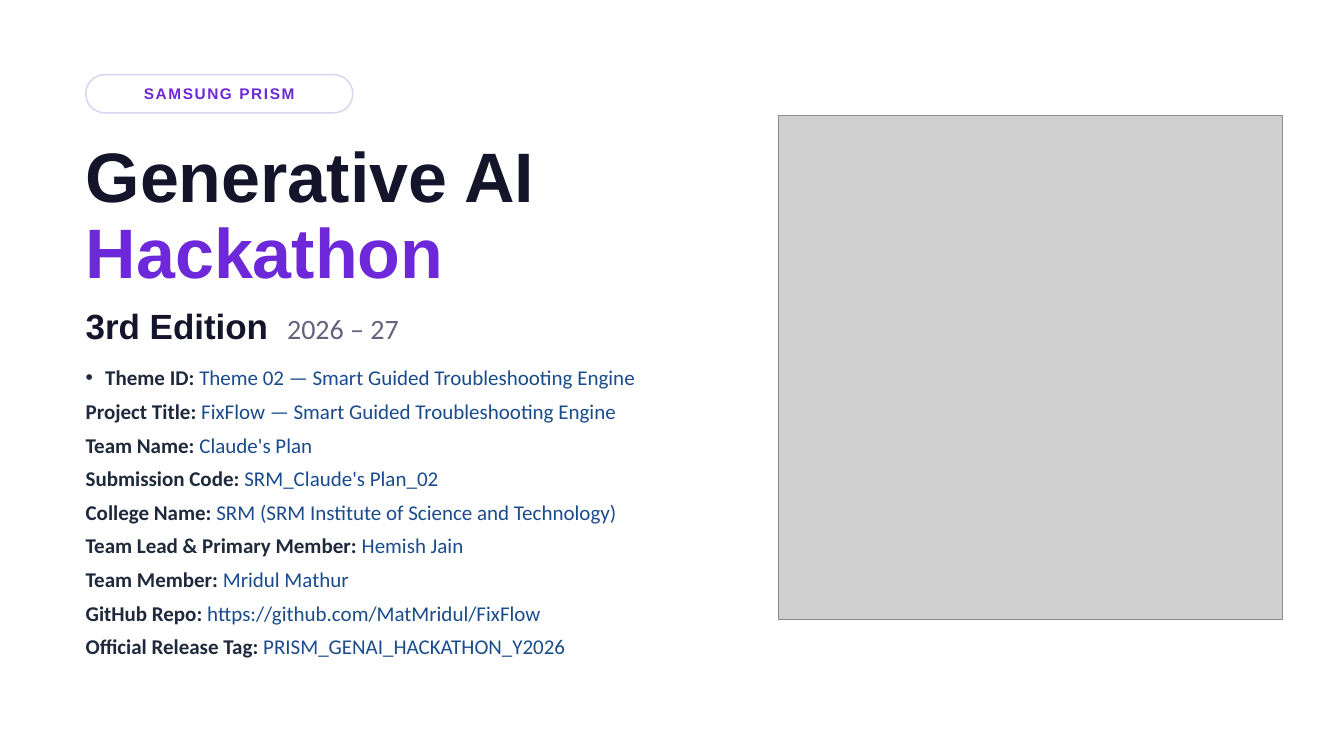
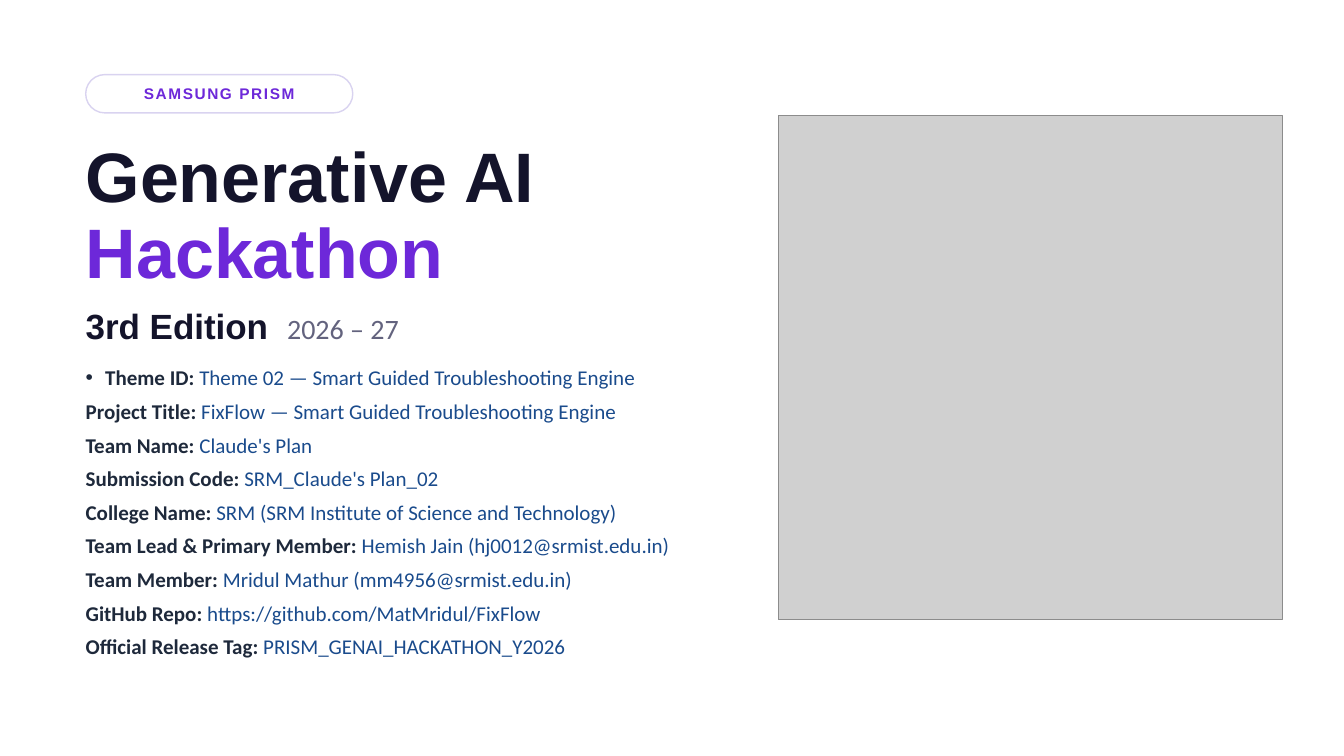
Before and after one commit to MatMridul/FixFlow, a slide deck: slide 1 of SRM_Claude's Plan_02.pptx. Drawn at 1344x756 pixels with LibreOffice and Linux fonts; fonts in the diff are those of the drawing; grey boxes stand for pictures. Boxes give left, top, right and bottom in pixels: in the first picture for what was removed or moved away, otherwise in the second. Text is boxed around its words. In the diff, an @@ line names an element or a change of style, - is before the commit and + after.

Commit message:
docs: update team emails to official SRMIST addresses (hj0012@srmist.edu.in, mm4956@srmist.edu.in)

```diff
--- a/SRM_Claude's Plan_02.pptx
+++ b/SRM_Claude's Plan_02.pptx
@@ text at (x1=86, y1=538, x2=669, y2=590): text changed; text colour #1E293B to #1A4B8C; bold off @@
-Team Lead & Primary Member: Hemish Jain
-Team Member: Mridul Mathur
+Team Lead & Primary Member: Hemish Jain (hj0012@srmist.edu.in)
+Team Member: Mridul Mathur (mm4956@srmist.edu.in)
```
Also in this commit, not shown: 11 other files.
